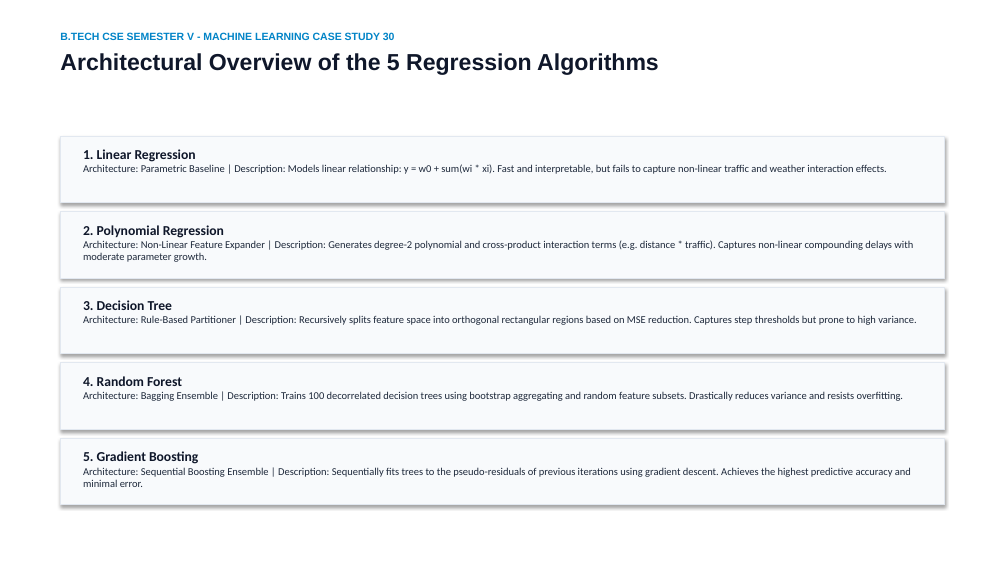
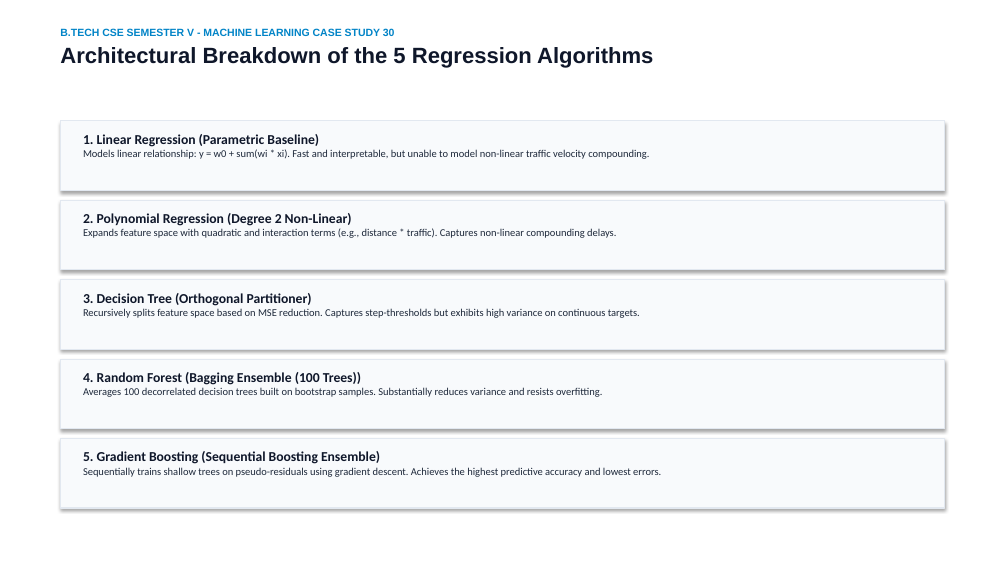
Before and after one commit to Rizwan2611/food-delivery-time-prediction, a slide deck: slide 8 of Food_Delivery_Time_Prediction_Presentation.pptx. Drawn at 1008x567 pixels with LibreOffice and Linux fonts; fonts in the diff are those of the drawing. Boxes give left, top, right and bottom in pixels: in the first picture for what was removed or moved away, otherwise in the second. Text is boxed around its words. In the diff, an @@ line names an element or a change of style, - is before the commit and + after.

```diff
--- a/Food_Delivery_Time_Prediction_Presentation.pptx
+++ b/Food_Delivery_Time_Prediction_Presentation.pptx
@@ text at box(60, 28, 395, 36): less space between paragraphs @@
@@ text at box(60, 47, 653, 68): text changed; size 22 to 21 pt @@
-Architectural Overview of the 5 Regression Algorithms
+Architectural Breakdown of the 5 Regression Algorithms
@@ rectangle: place and size @@
-rectangle at box(60, 136, 945, 203)
+rectangle at box(60, 121, 945, 191)
@@ text at box(83, 134, 649, 159): text changed @@
-1. Linear Regression
-Architecture: Parametric Baseline | Description: Models linear relationship: y = w0 + sum(wi * xi). Fast and interpretable, but fails to capture non-linear traffic and weather interaction effects.
+1. Linear Regression (Parametric Baseline)
+Models linear relationship: y = w0 + sum(wi * xi). Fast and interpretable, but unable to model non-linear traffic velocity compounding.
@@ rectangle: place and size @@
-rectangle at box(60, 212, 945, 278)
+rectangle at box(60, 200, 945, 270)
@@ text at box(83, 213, 616, 238): text changed @@
-2. Polynomial Regression
-Architecture: Non-Linear Feature Expander | Description: Generates degree-2 polynomial and cross-product interaction terms (e.g. distance * traffic). Captures non-linear compounding delays with moderate parameter growth.
+2. Polynomial Regression (Degree 2 Non-Linear)
+Expands feature space with quadratic and interaction terms (e.g., distance * traffic). Captures non-linear compounding delays.
@@ rectangle: place and size @@
-rectangle at box(60, 287, 945, 354)
+rectangle at box(60, 280, 945, 349)
@@ text at box(83, 293, 640, 318): text changed @@
-3. Decision Tree
-Architecture: Rule-Based Partitioner | Description: Recursively splits feature space into orthogonal rectangular regions based on MSE reduction. Captures step thresholds but prone to high variance.
+3. Decision Tree (Orthogonal Partitioner)
+Recursively splits feature space based on MSE reduction. Captures step-thresholds but exhibits high variance on continuous targets.
@@ rectangle: place and size @@
-rectangle at box(60, 363, 945, 430)
+rectangle at box(60, 359, 945, 429)
@@ text at box(83, 372, 603, 397): text changed @@
-4. Random Forest
-Architecture: Bagging Ensemble | Description: Trains 100 decorrelated decision trees using bootstrap aggregating and random feature subsets. Drastically reduces variance and resists overfitting.
+4. Random Forest (Bagging Ensemble (100 Trees))
+Averages 100 decorrelated decision trees built on bootstrap samples. Substantially reduces variance and resists overfitting.
@@ text at box(83, 451, 661, 477): text changed @@
-5. Gradient Boosting
-Architecture: Sequential Boosting Ensemble | Description: Sequentially fits trees to the pseudo-residuals of previous iterations using gradient descent. Achieves the highest predictive accuracy and minimal error.
+5. Gradient Boosting (Sequential Boosting Ensemble)
+Sequentially trains shallow trees on pseudo-residuals using gradient descent. Achieves the highest predictive accuracy and lowest errors.
```
Also in this commit, not shown: 10 other slides changed, 5 slides added, 5 slides removed, 14 other files.
